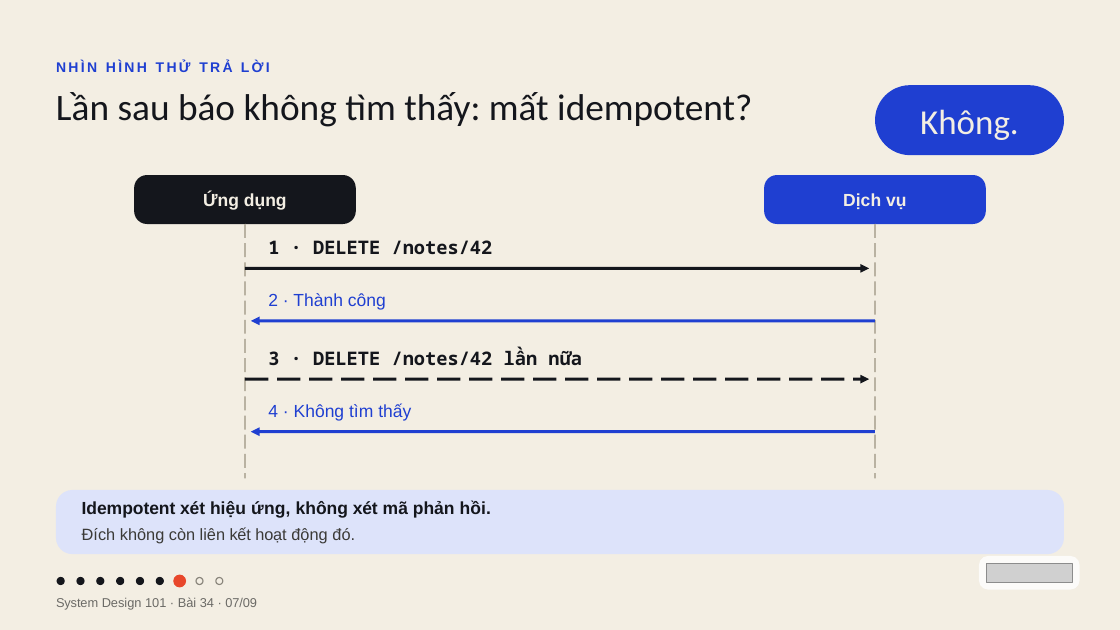
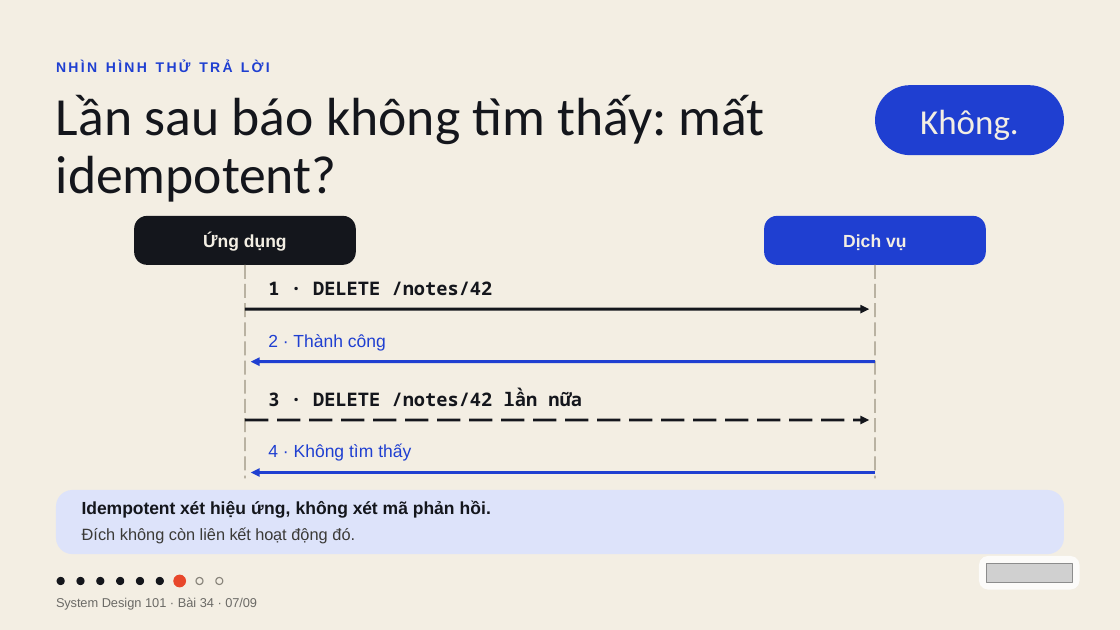
Before and after one commit to vohoailinh90/tool-marketing-studio, a slide deck: slide 7 of system-design-101/vi/lessons/sd-01-034/slides/sd-01-034.pptx. Drawn at 1120x630 pixels with LibreOffice and Linux fonts; fonts in the diff are those of the drawing; grey boxes stand for pictures. Boxes give left, top, right and bottom in pixels: in the first picture for what was removed or moved away, otherwise in the second. Text is boxed around its words. In the diff, an @@ line names an element or a change of style, - is before the commit and + after.

```diff
--- a/system-design-101/vi/lessons/sd-01-034/slides/sd-01-034.pptx
+++ b/system-design-101/vi/lessons/sd-01-034/slides/sd-01-034.pptx
@@ text "Lần sau báo không tìm ..." at [56, 94, 765, 202]: size 48 to 69 pt; letter spacing -0.1 to -0.2 pt in "tìm"; line spacing 51.8pt to 74.5pt @@
@@ line moved from (245, 224) - (245, 478) to (245, 265) - (245, 478) @@
@@ line moved from (875, 224) - (875, 478) to (875, 265) - (875, 478) @@
@@ 4 texts, 4 arrows, 2 rounded rectangles: place and size @@
-4 texts, 4 arrows, 2 rounded rectangles at [134, 175, 986, 432]
+4 texts, 4 arrows, 2 rounded rectangles at [134, 216, 986, 473]
```
Also in this commit, not shown: 4 other files.
